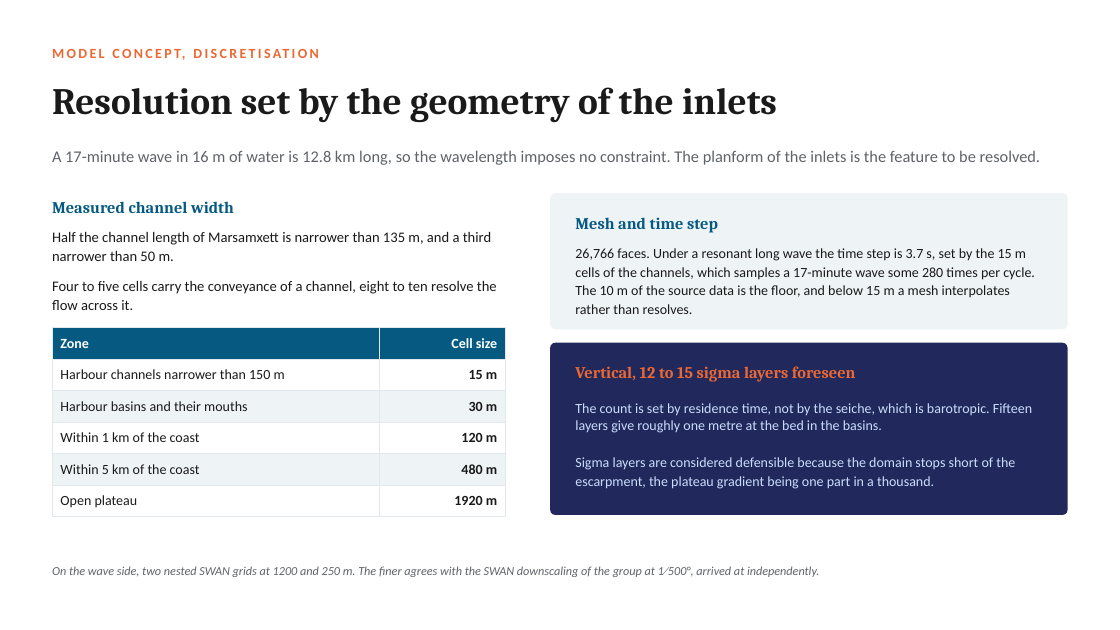
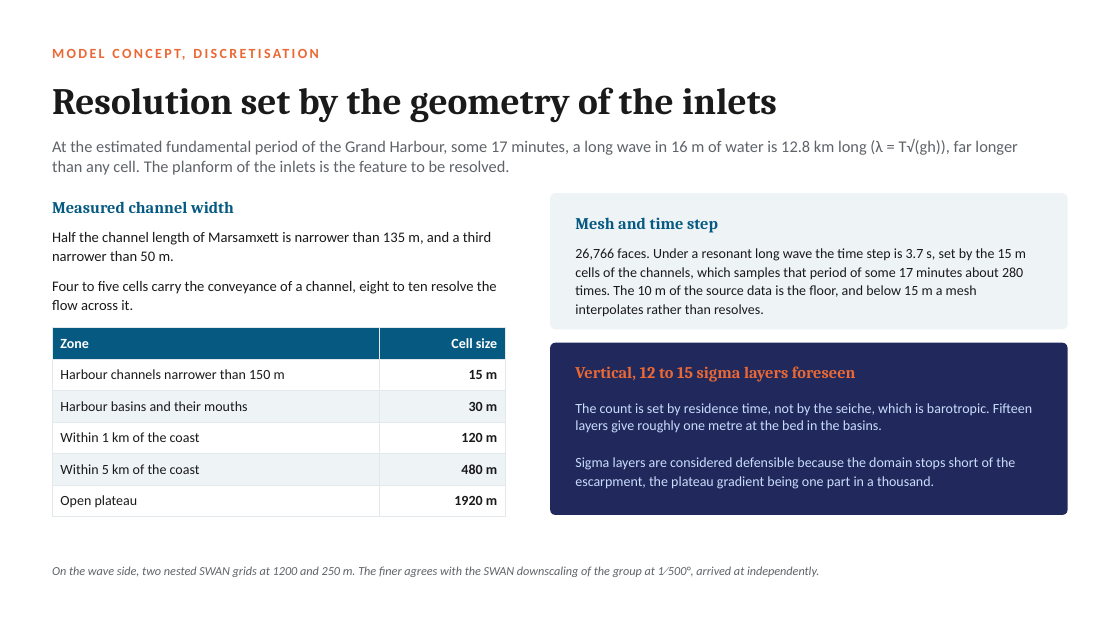
Before and after one commit to cicero-martins/MaltaDT, a slide deck: slide 9 of docs/valletta_model_concept_2026-10-08.pptx (slide 10 before the commit). Drawn at 1120x630 pixels with LibreOffice and Linux fonts; fonts in the diff are those of the drawing. Boxes give left, top, right and bottom in pixels: in the first picture for what was removed or moved away, otherwise in the second. Text is boxed around its words. In the diff, an @@ line names an element or a change of style, - is before the commit and + after.

Commit message:
docs(deck): restructure the full deck to sixteen slides and clarify the design
The slide on the eigenvalue calculation is merged into the Senglea
slide, since its role is to support one row of the period table and the
spectrum is the test of that row. The slide on the mouth sensitivity is
folded into the research questions, where it is one of three
accompanying questions. The design slide no longer opposes sweep and
hindcast, since both are planned: the sweep of 96 scenarios addresses
the long wave and the hindcast validates circulation and waves. The
assumptions behind the 160 simulated days and the 17-minute period are
stated, the open questions return to one slide of six, three-dimensional
runs move to October, and the closing slide carries the repository link
and the cover photograph.

The cover is now held in docs/deck_cover.pptx, so that a rebuild of
either deck does not depend on a previous build.

```diff
--- a/docs/valletta_model_concept_2026-10-08.pptx
+++ b/docs/valletta_model_concept_2026-10-08.pptx
@@ text at (52, 139, 1017, 175): text changed @@
-A 17-minute wave in 16 m of water is 12.8 km long, so the wavelength imposes no constraint. The planform of the inlets is the feature to be resolved.
+At the estimated fundamental period of the Grand Harbour, some 17 minutes, a long wave in 16 m of water is 12.8 km long (λ = T√(gh)), far longer than any cell. The planform of the inlets is the feature to be resolved.
@@ text at (575, 248, 1026, 317): text changed @@
-26,766 faces. Under a resonant long wave the time step is 3.7 s, set by the 15 m cells of the channels, which samples a 17-minute wave some 280 times per cycle. The 10 m of the source data is the floor, and below 15 m a mesh interpolates rather than resolves.
+26,766 faces. Under a resonant long wave the time step is 3.7 s, set by the 15 m cells of the channels, which samples that period of some 17 minutes about 280 times. The 10 m of the source data is the floor, and below 15 m a mesh interpolates rather than resolves.
```
Also in this commit, not shown: 4 other slides changed, 2 slides added, 5 slides removed, 6 other files.
